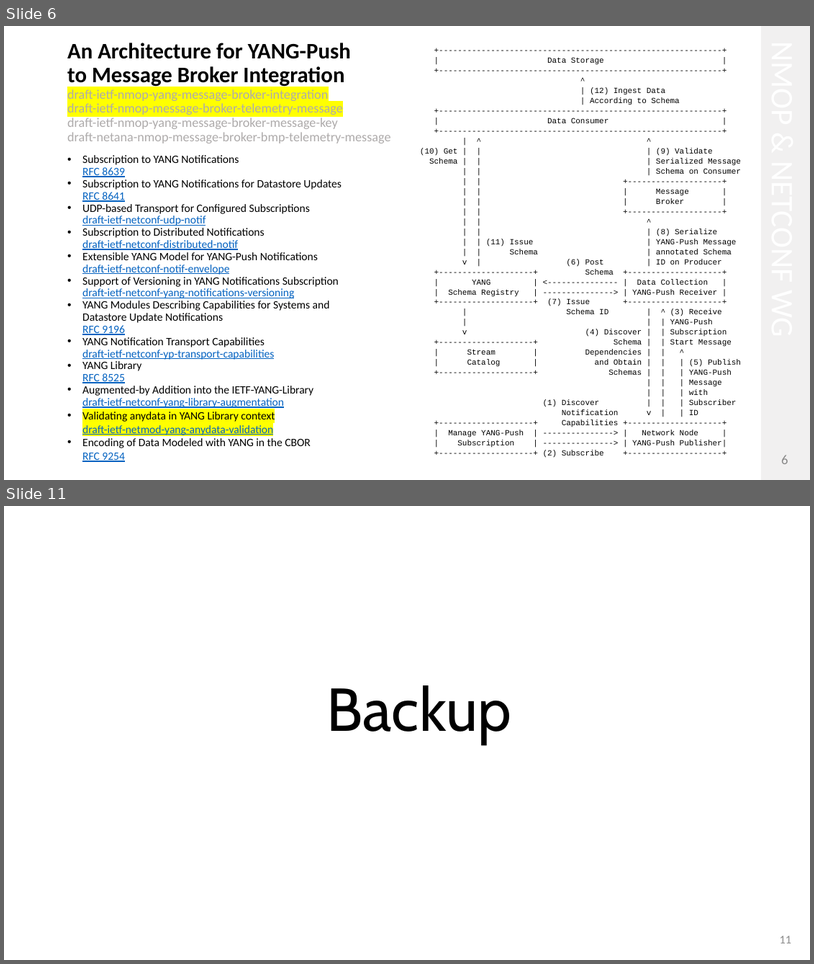
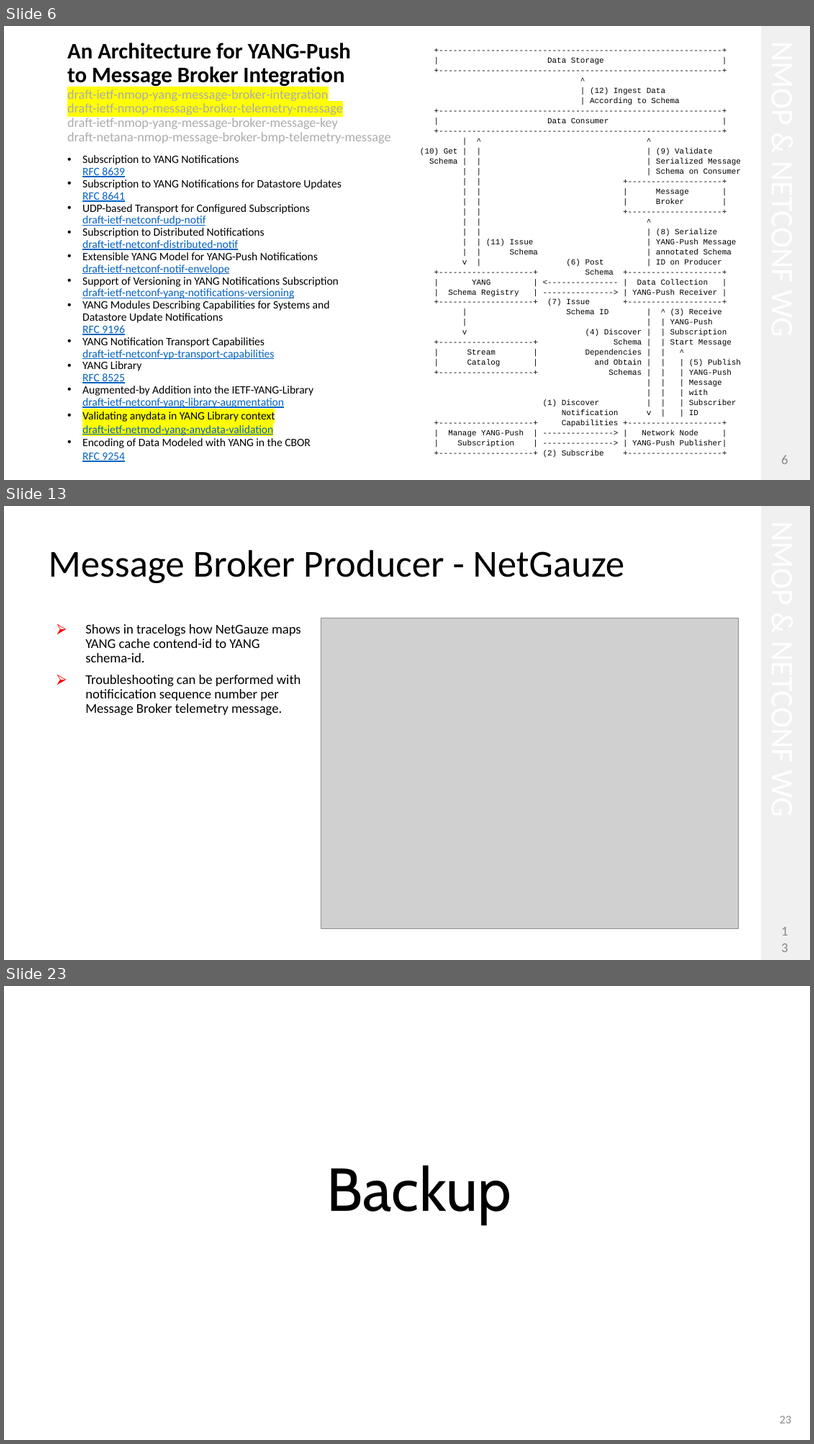
Before and after one commit to network-analytics/ietf-network-analytics-document-status, a slide deck: 125/NMOP/draft-ietf-nmop-yang-message-broker-integration-11.pptx. Shown one above the other, each under a label of ours: slides 6 and 11 before the commit, slides 6, 13 and 23 after it; the slides between them are not shown. The pictures are 814x964 and 814x1444 pixels, drawn with LibreOffice and Linux fonts; fonts in the diff are those of the drawing; grey boxes stand for pictures. Boxes give left, top, right and bottom in pixels: in the first picture for what was removed or moved away, otherwise in the second. Text is boxed around its words. In the diff, an @@ line names an element or a change of style, - is before the commit and + after.

```diff
--- a/125/NMOP/draft-ietf-nmop-yang-message-broker-integration-11.pptx
+++ b/125/NMOP/draft-ietf-nmop-yang-message-broker-integration-11.pptx
@@ slide 13 added at <box>4,506,810,960</box>, background #FFFFFF @@
@@ rectangle added at <box>761,506,810,960</box>, fill #F1F0F0 @@
@@ title added at <box>49,550,625,583</box>, 45.3 pt, text #000000 @@
+Message Broker Producer - NetGauze
@@ text added at <box>85,624,301,715</box>, 16 pt, text #000000 @@
+⮚ Shows in tracelogs how NetGauze maps YANG cache contend-id to YANG schema-id.
+⮚ Troubleshooting can be performed with notificication sequence number per Message Broker telemetry message.
@@ picture added at <box>322,618,739,928</box> @@
@@ page number added at <box>777,926,793,951</box>, 16 pt, text #888888 @@
+13
@@ what was slide 11 is now slide 23 @@
@@ page number at <box>780,1415,792,1423</box>: text changed @@
-11
+23
```
Also in this commit, not shown: 5 slides changed, 11 other slides added, 4 other files.
